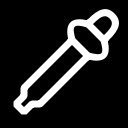
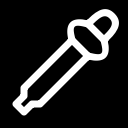
Comparing the layer stacks of the two w=128, h=128 images. Changes:
painted on "Layer 1" over [12, 52, 90, 116]
